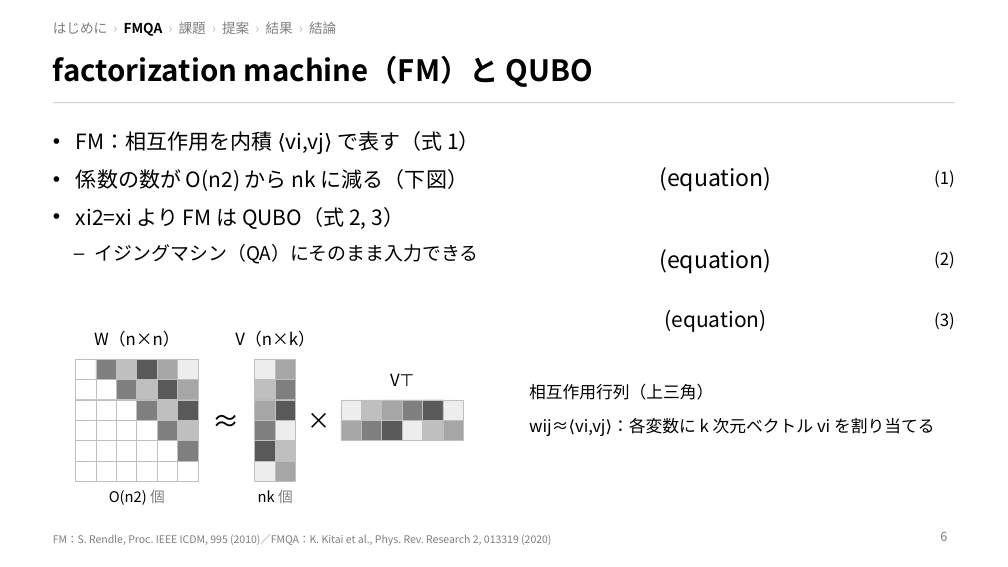
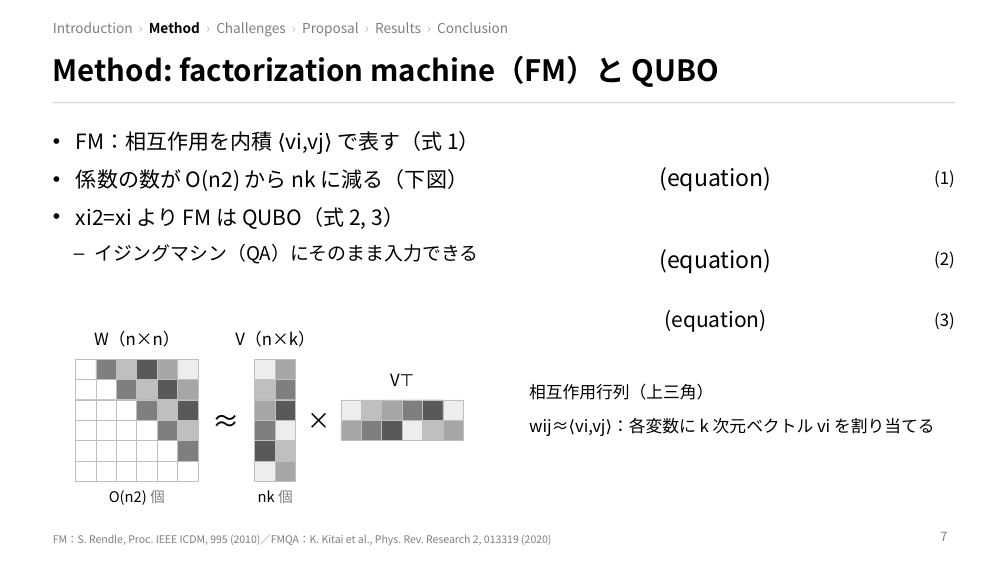
Before and after one commit to taiga-hayashi/QAOA_BBO_Public, a slide deck: slide 7 of docs/slide/slide_ja.pptx (slide 6 before the commit). Drawn at 1008x567 pixels with LibreOffice and Linux fonts; fonts in the diff are those of the drawing. Boxes give left, top, right and bottom in pixels: in the first picture for what was removed or moved away, otherwise in the second. Text is boxed around its words. In the diff, an @@ line names an element or a change of style, - is before the commit and + after.

```diff
--- a/docs/slide/slide_ja.pptx
+++ b/docs/slide/slide_ja.pptx
@@ text at (53,22,508,37): text changed @@
-はじめに › FMQA › 課題 › 提案 › 結果 › 結論
+Introduction › Method › Challenges › Proposal › Results › Conclusion
@@ title at (53,56,719,87): text changed @@
-factorization machine（FM）と QUBO
+Method: factorization machine（FM）と QUBO
@@ page number at (940,532,947,541): text changed @@
-6
+7
```
Also in this commit, not shown: 21 other slides changed, 4 slides added, 1 slide removed.
